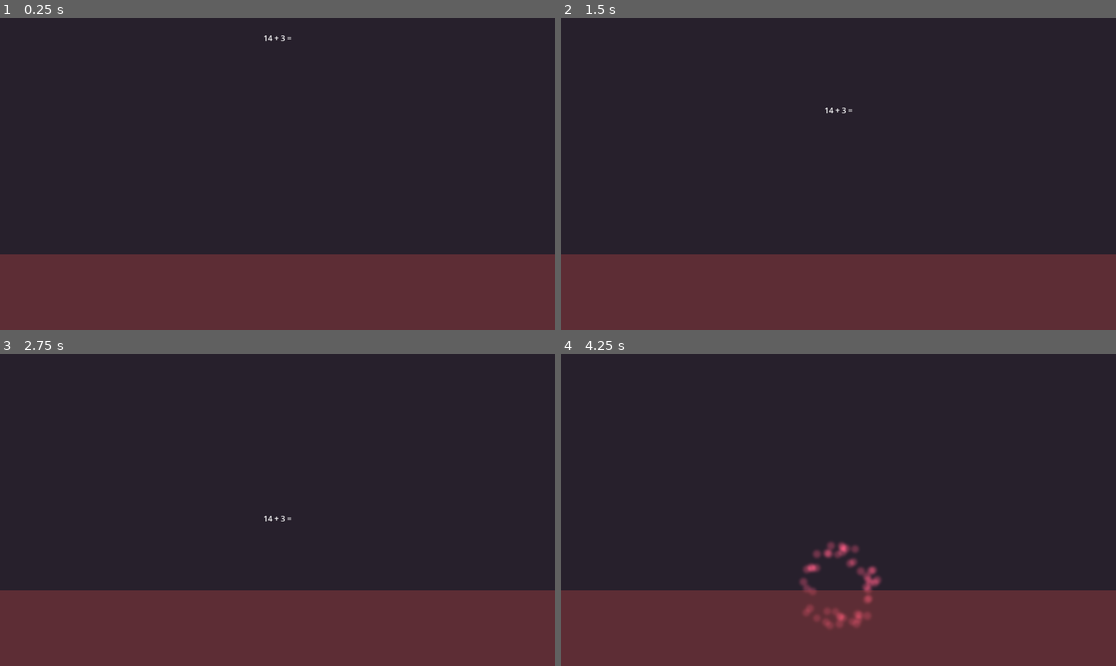
Above: before the commit, frames 1-4 (two rows, left to right).
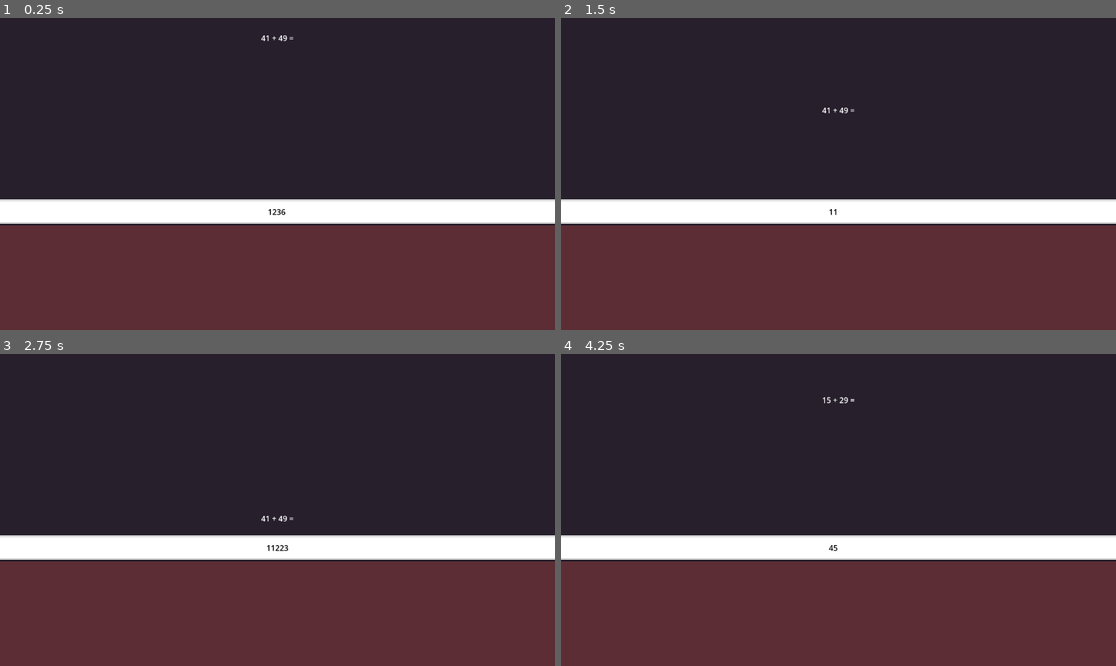
Above: after the commit, the same moments.

Repository: bbrieber/fxc_school_game
Game: Godot game, scene res://scenes/speed_math.tscn
The game is run twice, just before and just after one commit, with the same random seed, the same clock (stepped at 60 frames per second) and the same inputs.
Inputs:
- Up to frame 1 (0.25 s): no input
- Up to frame 2 (1.5 s): tap Enter at 0.5 s; hold 0 (fxc_0) 0.53-1.28 s; tap 1 (fxc_1) at 0.8, 1.35 s
- Up to frame 3 (2.75 s): tap 2 (fxc_2) at 1.55 s; hold 2 (fxc_2) from 2.03 s (still down); tap 3 (fxc_3) at 2.3 s
- Up to frame 4 (4.25 s): release 2 (fxc_2) at 2.78 s; tap 3 (fxc_3) at 2.85 s; tap 4 (fxc_4) at 3.05 s; hold 4 (fxc_4) from 3.53 s (still down); tap 5 (fxc_5) at 3.8 s

The runs differ from the first frame. In frame 1, 17% of the frame differs, in the area x 0-100%, y 5-76%; in frame 2, 17%; in frame 3, 17%; in frame 4, 17%, in the area x 0-100%, y 13-88%.

Commit message:
added result board

Diff:
--- a/fxc_school_game/prefabs/math_formular.tscn
+++ b/fxc_school_game/prefabs/math_formular.tscn
@@ -20,6 +20,7 @@
 
 [node name="MathFormularActor" type="Node2D" node_paths=PackedStringArray("particles", "formular_holder")]
 script = ExtResource("1_g22as")
+max_number = 100
 fall_speed = 120.0
 failed_color = Color(1, 0.286275, 0.415686, 1)
 correct_color = Color(0, 0.921569, 0.223529, 1)
--- a/fxc_school_game/project.godot
+++ b/fxc_school_game/project.godot
@@ -77,6 +77,11 @@
 , Object(InputEventKey,"resource_local_to_scene":false,"resource_name":"","device":-1,"window_id":0,"alt_pressed":false …(187 unchanged characters)…
 ]
 }
+fxc_erase={
+"deadzone": 0.5,
+"events": [Object(InputEventKey,"resource_local_to_scene":false,"resource_name":"","device":-1,"window_id":0,"alt_pressed":false,"shift_pressed":false,"ctrl_pressed":false,"meta_pressed":false,"pressed":false,"keycode":0,"physical_keycode":4194308,"key_label":0,"unicode":0,"location":0,"echo":false,"script":null)
+]
+}
 
 [rendering]
 
--- a/fxc_school_game/scenes/speed_math.tscn
+++ b/fxc_school_game/scenes/speed_math.tscn
@@ -36,7 +36,7 @@
 script = ExtResource("1_irbh7")
 formular_actor = ExtResource("2_cxiui")
 
-[node name="InputNode" type="Control" parent="Control" node_paths=PackedStringArray("formular_controller")]
+[node name="InputNode" type="Control" parent="Control" node_paths=PackedStringArray("formular_controller", "label")]
 layout_mode = 1
 anchors_preset = 12
 anchor_top = 1.0
@@ -47,27 +47,71 @@
 grow_vertical = 0
 script = ExtResource("2_2g4i3")
 formular_controller = NodePath("../FormularController")
+label = NodePath("VBoxContainer/ColorRect/Label")
 
-[node name="ColorRect2" type="ColorRect" parent="Control/InputNode"]
+[node name="VBoxContainer" type="VBoxContainer" parent="Control/InputNode"]
 layout_mode = 1
-anchors_preset = 15
+anchors_preset = 12
+anchor_top = 1.0
 anchor_right = 1.0
 anchor_bottom = 1.0
+offset_top = -271.0
+grow_horizontal = 2
+grow_vertical = 0
+
+[node name="ColorRect" type="ColorRect" parent="Control/InputNode/VBoxContainer"]
+custom_minimum_size = Vector2(0, 50)
+layout_mode = 2
+
+[node name="Area2D" type="Area2D" parent="Control/InputNode/VBoxContainer/ColorRect"]
+position = Vector2(584, 4)
+script = ExtResource("2_gdrju")
+
+[node name="CollisionShape2D" type="CollisionShape2D" parent="Control/InputNode/VBoxContainer/ColorRect/Area2D"]
+position = Vector2(0, 32)
+shape = SubResource("RectangleShape2D_7v4yl")
+
+[node name="HSeparator" type="HSeparator" parent="Control/InputNode/VBoxContainer/ColorRect"]
+layout_mode = 1
+anchors_preset = 10
+anchor_right = 1.0
+offset_bottom = 4.0
+grow_horizontal = 2
+
+[node name="Label" type="Label" parent="Control/InputNode/VBoxContainer/ColorRect"]
+layout_mode = 1
+anchors_preset = 8
+anchor_left = 0.5
+anchor_top = 0.5
+anchor_right = 0.5
+anchor_bottom = 0.5
+offset_left = -20.0
+offset_top = -11.5
+offset_right = 20.0
+offset_bottom = 11.5
 grow_horizontal = 2
 grow_vertical = 2
+theme_override_colors/font_color = Color(0, 0, 0, 1)
+text = "1236"
+
+[node name="HSeparator2" type="HSeparator" parent="Control/InputNode/VBoxContainer/ColorRect"]
+layout_mode = 1
+anchors_preset = 12
+anchor_top = 1.0
+anchor_right = 1.0
+anchor_bottom = 1.0
+offset_top = -4.0
+grow_horizontal = 2
+grow_vertical = 0
+
+[node name="ColorRect2" type="ColorRect" parent="Control/InputNode/VBoxContainer"]
+layout_mode = 2
+size_flags_vertical = 3
 color = Color(0.678431, 0.254902, 0.254902, 0.407843)
-
-[node name="Area2D" type="Area2D" parent="Control/InputNode/ColorRect2"]
-position = Vector2(584, 0)
-script = ExtResource("2_gdrju")
-
-[node name="CollisionShape2D" type="CollisionShape2D" parent="Control/InputNode/ColorRect2/Area2D"]
-position = Vector2(0, 32)
-shape = SubResource("RectangleShape2D_7v4yl")
 
 [node name="Input" type="Control" parent="Control"]
 anchors_preset = 0
 offset_right = 40.0
 offset_bottom = 40.0
 
-[connection signal="area_entered" from="Control/InputNode/ColorRect2/Area2D" to="Control/InputNode/ColorRect2/Area2D" method="_on_area_entered"]
+[connection signal="area_entered" from="Control/InputNode/VBoxContainer/ColorRect/Area2D" to="Control/InputNode/VBoxContainer/ColorRect/Area2D" method="_on_area_entered"]
--- a/fxc_school_game/scripts/formular_controller.gd
+++ b/fxc_school_game/scripts/formular_controller.gd
@@ -25,5 +25,5 @@
 	formular_actor_instance.check_formular(solution)
 
 
-func on_formular_actor_destroyed(_result:bool)->void:
+func on_formular_actor_destroyed(_success:bool,_result:int)->void:
 	spawn_formular_actor()
--- a/fxc_school_game/scripts/input_processor.gd
+++ b/fxc_school_game/scripts/input_processor.gd
@@ -2,6 +2,7 @@
 
 
 @export var formular_controller : FormularControler
+@export var label :Label
 
 var current_result:int
 var initialized:bool = false
@@ -11,6 +12,7 @@
 
 func reset()->void:
 	initialized = false
+	label.text = ""
 
 func create_result(num:int)->void:
 	if not initialized:
@@ -18,6 +20,13 @@
 		current_result = num
 	else:
 		current_result = current_result* 10 + num
+	label.text = str(current_result)
+
+
+func remove_digit()->void:
+	if initialized:
+		current_result = current_result / 10
+		label.text = str(current_result)
 
 func check_formular()->void:
 	formular_controller.solve_formular(current_result)
@@ -45,5 +54,7 @@
 		create_result(8)
 	elif event.is_action_pressed("fxc_9"):
 		create_result(9)
+	elif event.is_action_pressed("fxc_erase"):
+		remove_digit()
 	check_formular()
 	pass
--- a/fxc_school_game/scripts/math_formular_actor.gd
+++ b/fxc_school_game/scripts/math_formular_actor.gd
@@ -16,7 +16,7 @@
 var locked :bool = false
 var result:int = -1
 
-signal calculation_finished(result:bool)
+signal calculation_finished(correct:bool,result:int)
 # Called when the node enters the scene tree for the first time.
 var rng :RandomNumberGenerator= RandomNumberGenerator.new()
 
@@ -36,12 +36,12 @@
 	position.y = position.y + fall_speed*delta
 
 
-func _destroy_after_vfx(result:bool)->void:
+func _destroy_after_vfx(correct:bool)->void:
 	locked = true
 	particles.emitting = true
 	formular_holder.visible = false
 	await particles.finished
-	calculation_finished.emit(result)
+	calculation_finished.emit(correct,result)
 	queue_free()
 
 
@@ -55,13 +55,13 @@
 	particles.color = correct_color
 	_destroy_after_vfx(true)
 
-func check_formular(answer: int)->bool:
+func check_formular(answer: int)->void:
 	if locked:
-		return false
+		return
 	if answer == result:
 		calculation_corrrect()
-		return true
-	return false
 
 func _on_target_area_emtered(_area:Area2D) -> void:
+	if locked:
+		return
 	calculation_failed()
